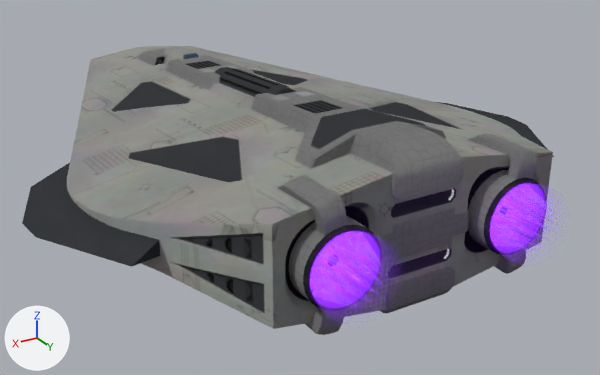
Renders of the Blender file Drone_Carrier/drone_carrier.blend from each side of a commit.
One viewpoint serves both versions: a 50 mm camera at (5.68, 10.94, 4.3) aimed at (-0.48, 0.67, -0.83). Lighting does not change. The marker at lower left points along +X, +Y and +Z.
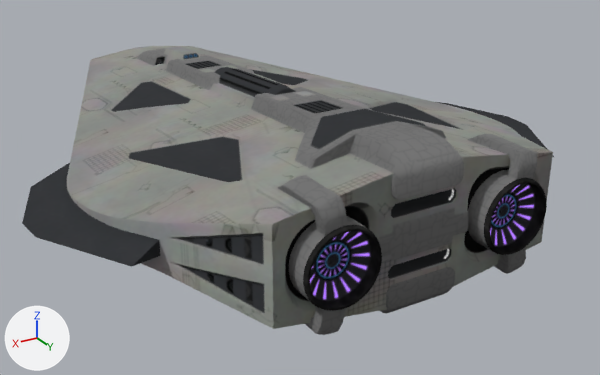
Commit message: Updated drone carrier.

Boxes (x1, y1, x2, y2) around the edits, measured in the pictures (600 x 375 px):
'base_glow', recoloured (purple to black)
    both: (304, 162, 549, 329)
'Cylinder.001', deleted
    before: (310, 183, 539, 302)
'Sphere.002', deleted
    before: (315, 195, 525, 287)

Edits to the bpy script that builds the scene:
```text
Add img_drone_carrier_emit_png:
    img_drone_carrier_emit_png = load_image('drone_carrier_emit.png', 'textures/drone_carrier_emit.png', 2048, 2048, 'sRGB')
Add mat_base:
    mat_base = bpy.data.materials.new('base')
    # uses the picture img_drone_carrier_diffuse_png
    # uses the picture img_drone_carrier_emit_png
    # uses the picture img_drone_carrier_metallic_png
    # uses the picture img_drone_carrier_normal_png_001
    # uses the picture img_drone_carrier_roughness_png
Change me_cube_001:
    where me_cube_001.from_pydata(...)  # 2454 vertices, 3365 faces; spans x -3.91..3.91, y -5.1..4.5, z -1.07..1.07
    remove me_cube_001.materials.append(mat_base_glow_001)
Remove ob_sphere_002:
    ob_sphere_002 = bpy.data.objects.new('Sphere.002', me_sphere_002)
    ob_sphere_002.location = (0.0, 1.48, 0.0)
    ob_sphere_002.rotation_euler = (1.571, 0.0, 0.0)  # degrees (90, 0, 0)
    _m = ob_sphere_002.modifiers.new('Mirror', 'MIRROR')
Remove ob_cylinder_001:
    ob_cylinder_001 = bpy.data.objects.new('Cylinder.001', me_cylinder_001)
    ob_cylinder_001.location = (0.0, 0.01, 0.0)
    ob_cylinder_001.rotation_euler = (1.571, 0.0, 0.0)  # degrees (90, 0, 0)
    _m = ob_cylinder_001.modifiers.new('Mirror', 'MIRROR')
Change ob_base_glow:
    add ob_base_glow.material_slots[0].link = 'OBJECT'; ob_base_glow.material_slots[0].material = mat_base
```
